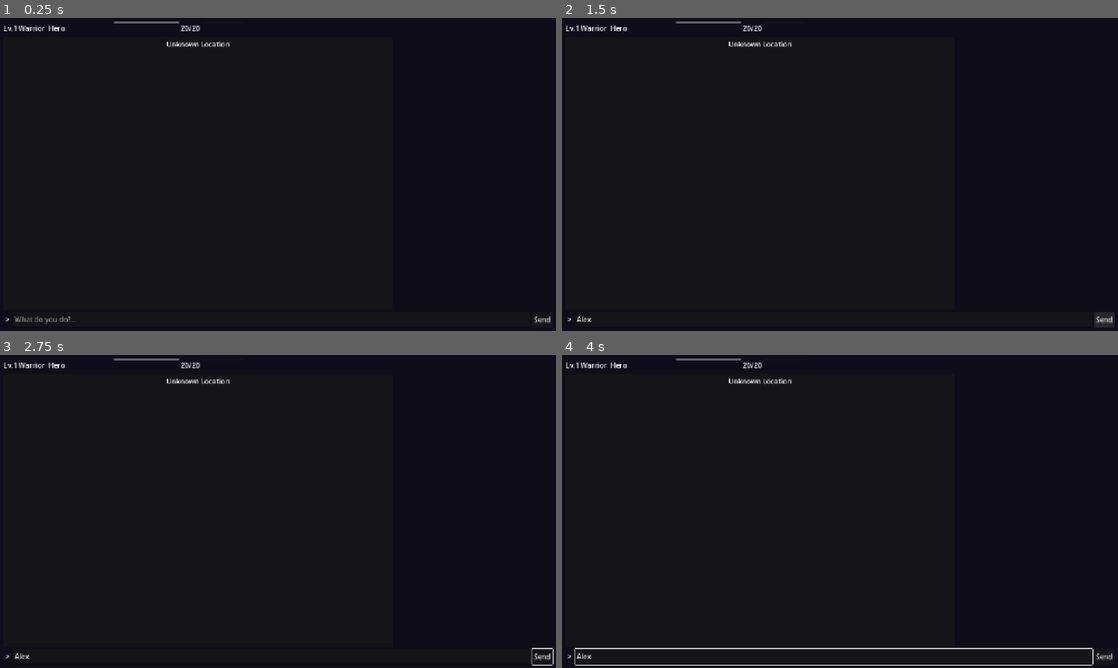
Above: before the commit, frames 1-4 (two rows, left to right).
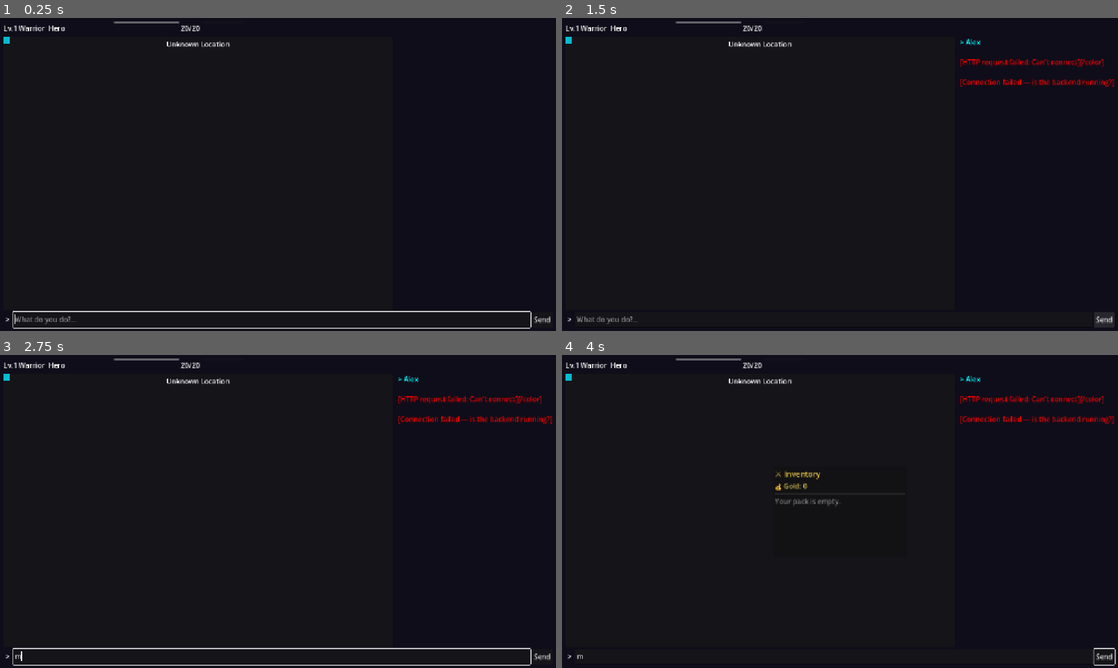
Above: after the commit, the same moments.

Repository: msbel5/ember-rpg
Game: Godot game, scene res://scenes/game_session.tscn
Same seed, same stepped clock (60 frames per second), same inputs: the game is played once before the commit and once after it. This scene is started directly instead of the project's main scene.
Inputs (mouse positions are in pixels of both pictures, inside the frame that each line leads up to):
- Up to frame 1 (0.25 s): no input
- Up to frame 2 (1.5 s): click (834, 318) at 0.52 s; type "Alex" at 0.6 s; click "Send" at 1.25 s
- Up to frame 3 (2.75 s): tap Enter at 2 s; move the mouse to (400, 495) at 2.02 s; hold Right from 2.03 s (still down); tap I at 2.1 s; click (400, 495) at 2.17 s; tap M at 2.3 s
- Up to frame 4 (4 s): release Right at 2.75 s; tap Space at 2.75 s; drag from (728, 527) to (812, 574) at 2.77 s; tap Enter at 3.5 s; move the mouse to (895, 442) at 3.52 s; hold Right from 3.53 s (still down); tap Tab at 3.6 s; tap I at 3.8 s

The runs differ from the first frame. In frame 1, 0.9% of the frame differs, in the area x 0-96%, y 6-100%; in frame 2, 0.9%; in frame 3, 1.7%; in frame 4, 1.9%, in the area x 0-100%, y 6-100%.
Error before the commit: Parse Error: Identifier "is_pov_mode" not declared in the current scope. (res://scenes/game_session.gd:372)

Commit message:
Fix: Remove remaining POV references (is_pov_mode, _set_view_mode)
- Removed match block with KEY_TAB → _set_view_mode(not is_pov_mode)
- Removed pov_renderer.reveal_entity() call
- Fixed duplicate get_viewport().set_input_as_handled() in HOME key
- M key now checks text_input focus before toggling map

Co-Authored-By: Claude Opus 4.6 (1M context) <noreply@anthropic.com>

Diff:
--- a/godot-client/scenes/game_session.gd
+++ b/godot-client/scenes/game_session.gd
@@ -351,11 +351,9 @@
 	if not (event is InputEventKey and event.pressed):
 		return
 
-	# HOME key always works — toggle inventory
-	if event.keycode == KEY_HOME:
+	# HOME key or I — toggle inventory
+	if event.keycode == KEY_HOME or event.keycode == KEY_I:
 		_toggle_inventory()
-		get_viewport().set_input_as_handled()
-		return
 		get_viewport().set_input_as_handled()
 		return
 
@@ -365,13 +363,10 @@
 		get_viewport().set_input_as_handled()
 		return
 
-	match event.keycode:
-		KEY_M:
-			map_viewer.visible = not map_viewer.visible
-		KEY_TAB:
-			_set_view_mode(not is_pov_mode)
-		KEY_I:
-			_toggle_inventory()
+	# M key — toggle map visibility (only when not typing)
+	if event.keycode == KEY_M and not text_input.has_focus():
+		map_viewer.visible = not map_viewer.visible
+		get_viewport().set_input_as_handled()
 
 var _inventory_popup: PopupPanel = null
 
@@ -428,8 +423,6 @@
 func _on_entity_revealed(entity_id: String) -> void:
 	if tile_map_renderer:
 		tile_map_renderer.reveal_entity(entity_id)
-	if pov_renderer:
-		pov_renderer.reveal_entity(entity_id)
 
 func _on_backend_error(message: String) -> void:
 	_append_narrative("[color=red][%s][/color]" % message)
